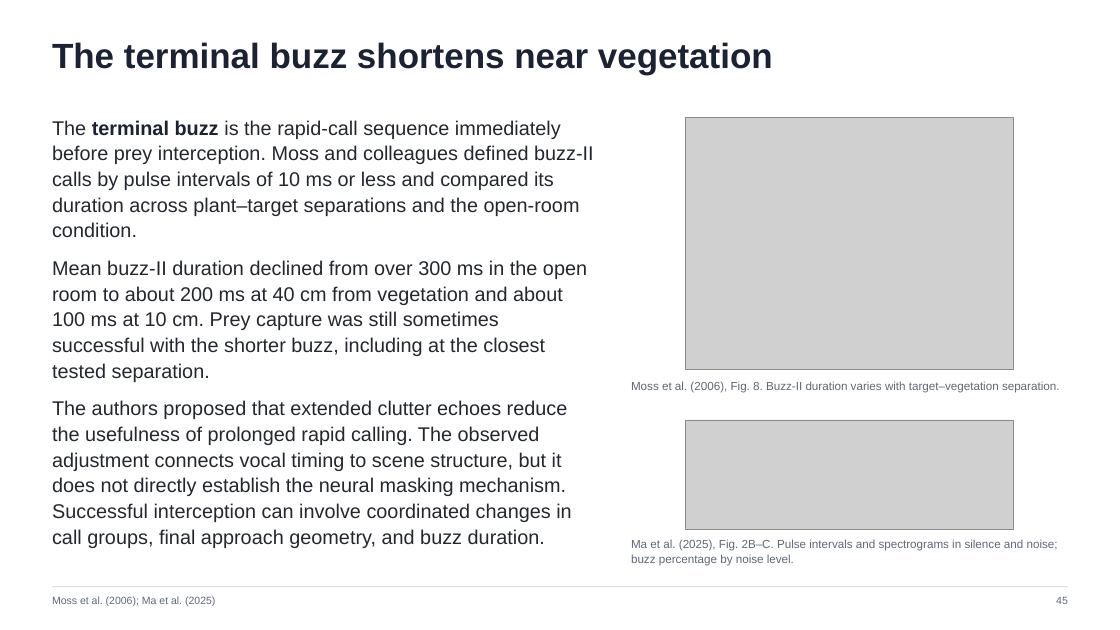
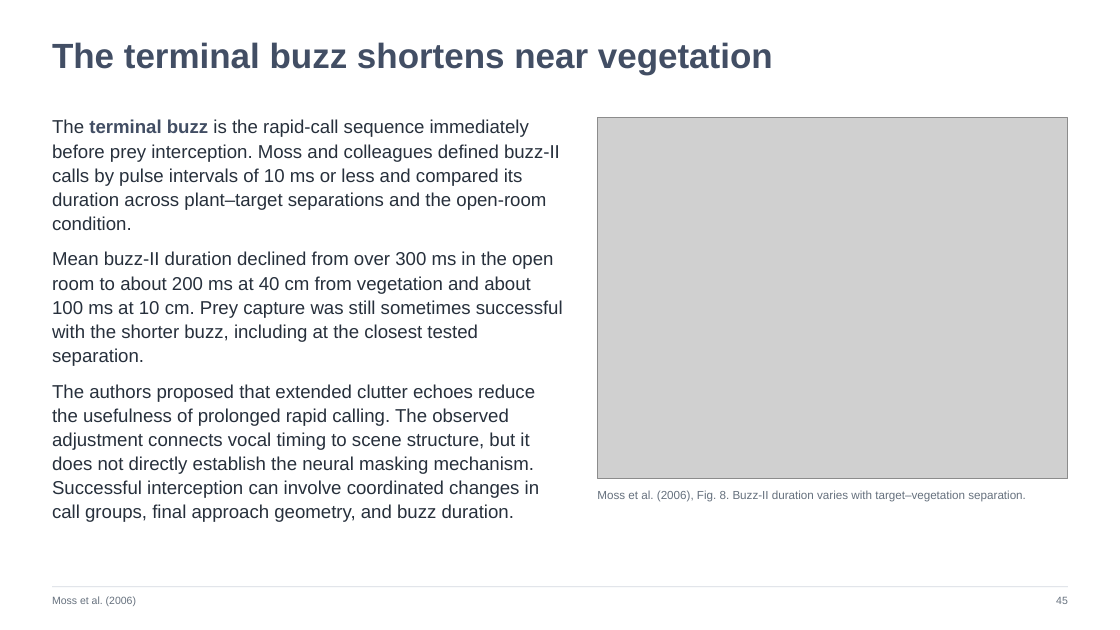
Before and after one commit to jordanxxlopez/NEUROETHOLOGY, a slide deck: slide 45 of lectures/L17/Neuroethology_Lecture17_FA2026.pptx. Drawn at 1120x630 pixels with LibreOffice and Linux fonts; fonts in the diff are those of the drawing; grey boxes stand for pictures. Boxes give left, top, right and bottom in pixels: in the first picture for what was removed or moved away, otherwise in the second. Text is boxed around its words. In the diff, an @@ line names an element or a change of style, - is before the commit and + after.

Commit message:
Rebuild Lecture 17 with 44 article figure slides and two-column layout

```diff
--- a/lectures/L17/Neuroethology_Lecture17_FA2026.pptx
+++ b/lectures/L17/Neuroethology_Lecture17_FA2026.pptx
@@ text "The terminal buzz shortens near ..." at <box>52,42,773,75</box>: text colour #1B2233 to #424E64 @@
@@ text "The terminal buzz is the ..." at <box>52,119,563,522</box>: size 17 to 16 pt, text colour #23272F to #27303C; text colour #1B2233 to #424E64 in "terminal buzz" @@
@@ picture: place and size @@
-picture at <box>686,118,1014,370</box>
+picture at <box>597,118,1068,479</box>
@@ picture removed at <box>686,420,1014,529</box> @@
@@ text "Moss et al. (2006), Fig. ...": place and size @@
-text "Moss et al. (2006), Fig. ..." at <box>631,381,1060,393</box>
+text "Moss et al. (2006), Fig. ..." at <box>597,490,1026,502</box>
@@ text "Moss et al. (2006), Fig. ..." at <box>597,490,1026,502</box>: text colour #5F6878 to #66717E @@
@@ text removed at <box>631,539,1058,566</box> @@
-Ma et al. (2025), Fig. 2B–C. Pulse intervals and spectrograms in silence and noise; buzz percentage by noise level.
@@ text at <box>52,596,136,606</box>: text changed; text colour #5F6878 to #66717E @@
-Moss et al. (2006); Ma et al. (2025)
+Moss et al. (2006)
```
Also in this commit, not shown: 45 other slides changed, 13 other files.
